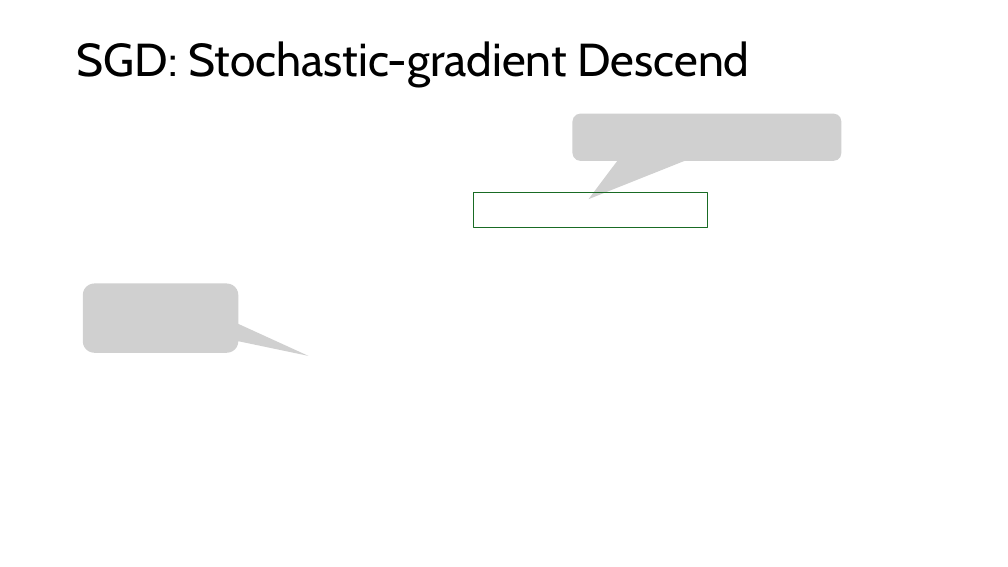
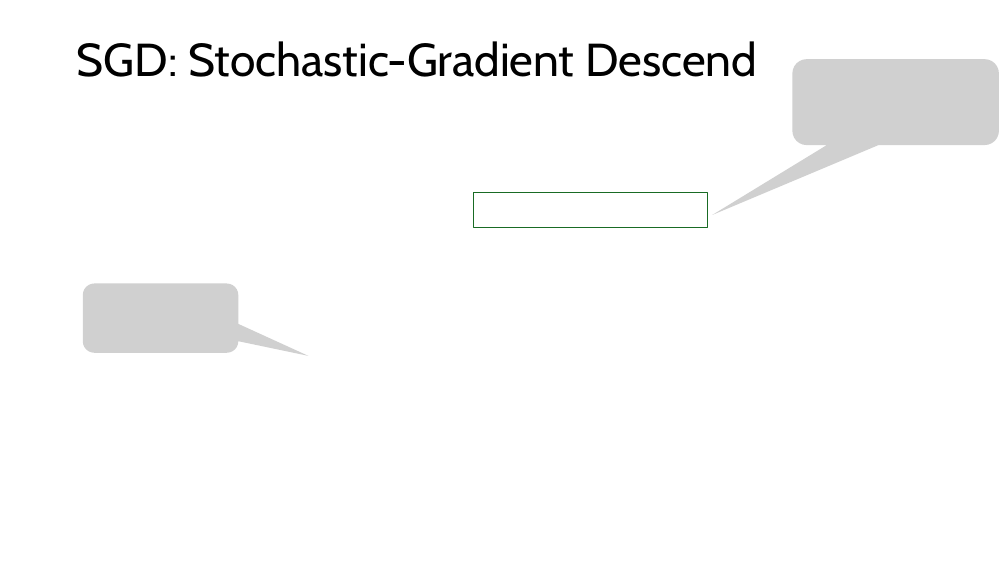
Before and after one commit to mhahsler/Introduction_to_Reinforcement_Learning, a slide deck: slide 11 of slides/Lecture_Chapter09.pptx. Drawn at 1008x567 pixels with LibreOffice and Linux fonts; fonts in the diff are those of the drawing; grey boxes stand for pictures. Boxes give left, top, right and bottom in pixels: in the first picture for what was removed or moved away, otherwise in the second. Text is boxed around its words. In the diff, an @@ line names an element or a change of style, - is before the commit and + after.

```diff
--- a/slides/Lecture_Chapter09.pptx
+++ b/slides/Lecture_Chapter09.pptx
@@ title at [77, 41, 757, 77]: text changed @@
-SGD: Stochastic-gradient Descend
+SGD: Stochastic-Gradient Descend
@@ picture added at [792, 59, 999, 145] @@
@@ picture removed at [572, 113, 842, 161] @@
```
Also in this commit, not shown: 5 other slides changed, 2 slides added, 2 slides removed, 3 other files.
